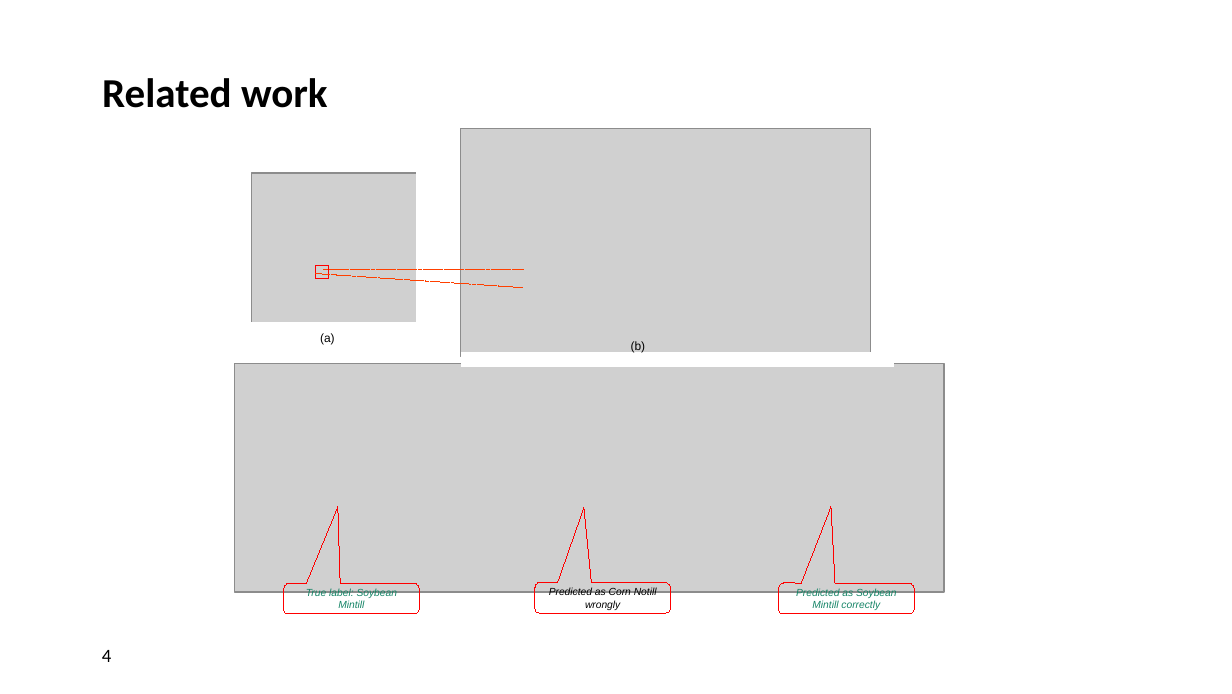
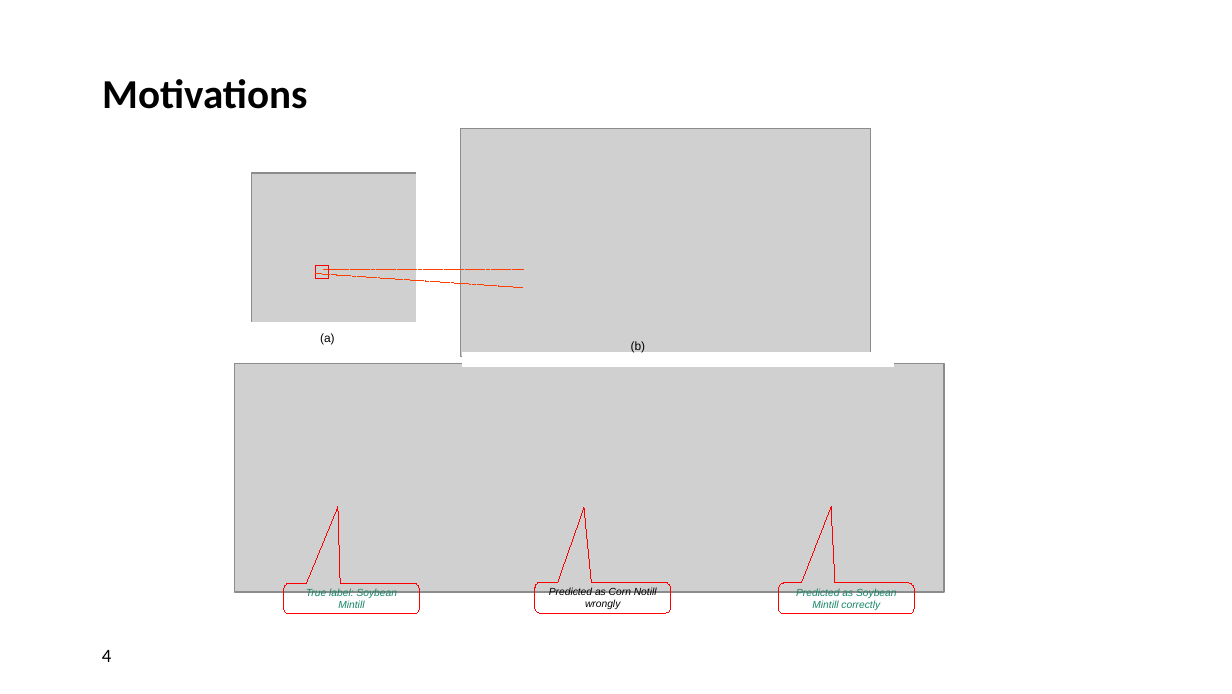
Before and after one commit to zhoufangqin/HyLITE, a slide deck: slide 4 of logs/LAHIT.pptx. Drawn at 1232x694 pixels with LibreOffice and Linux fonts; fonts in the diff are those of the drawing; grey boxes stand for pictures. Boxes give left, top, right and bottom in pixels: in the first picture for what was removed or moved away, otherwise in the second. Text is boxed around its words. In the diff, an @@ line names an element or a change of style, - is before the commit and + after.

```diff
--- a/logs/LAHIT.pptx
+++ b/logs/LAHIT.pptx
@@ text at (x1=102, y1=79, x2=307, y2=109): text changed @@
-Related work
+Motivations
```
Also in this commit, not shown: 1 other slide changed.
